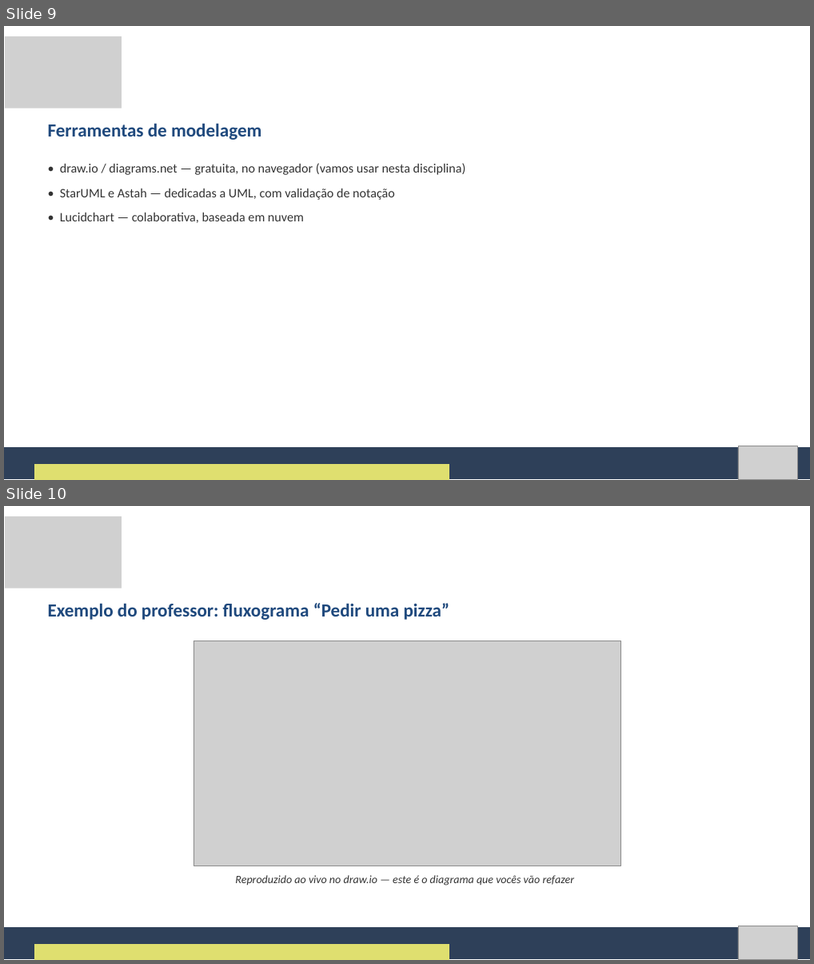
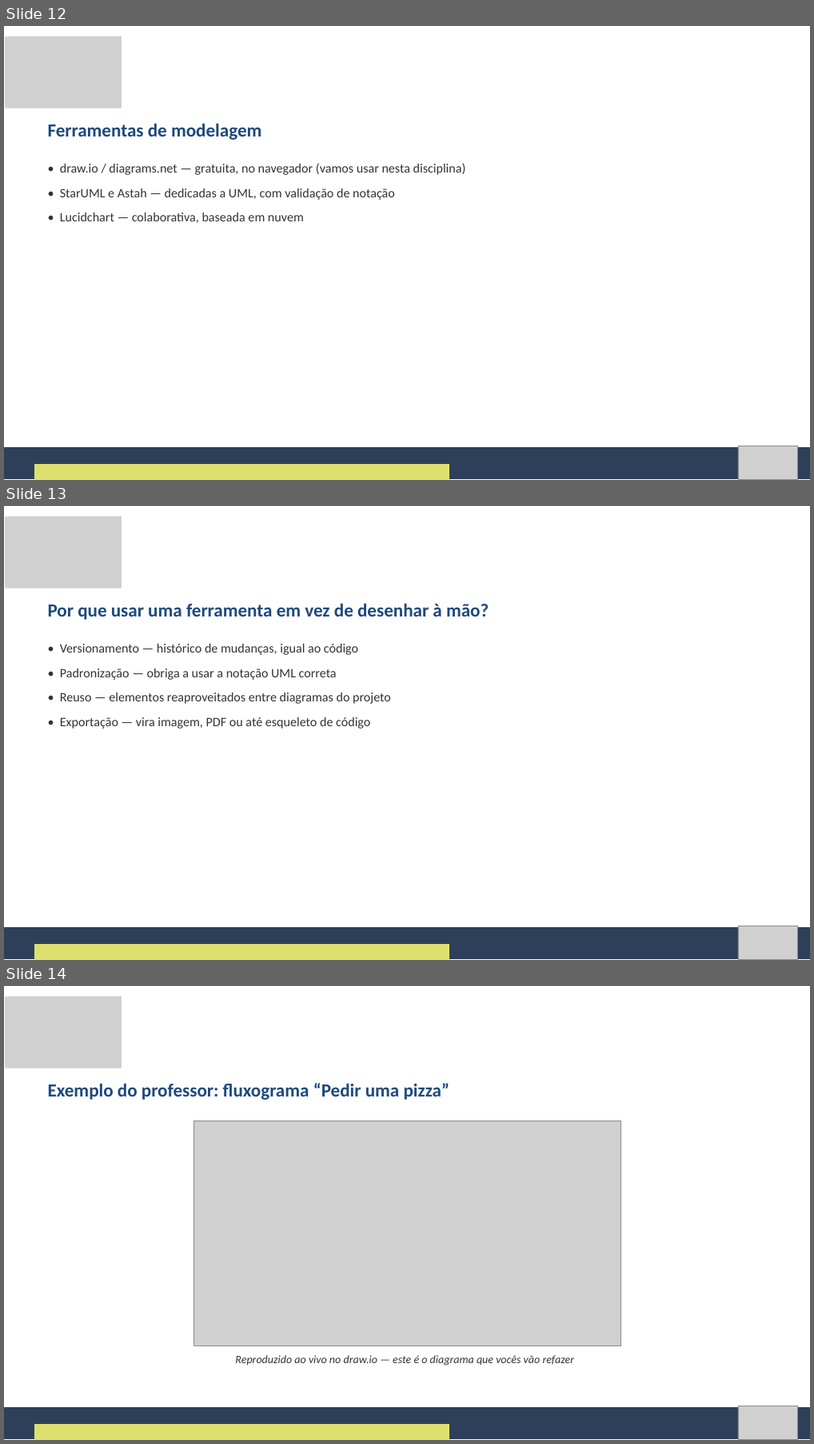
Before and after one commit to Natan20/Curso-Modelagem-De-Sistemas-Material, a slide deck: Aula 03 - 11-09-2026/Aula 3 - Slides.pptx. Shown one above the other, each under a label of ours: slides 9 and 10 before the commit, slides 12, 13 and 14 after it. The pictures are 814x964 and 814x1444 pixels, drawn with LibreOffice and Linux fonts; fonts in the diff are those of the drawing; grey boxes stand for pictures. Boxes give left, top, right and bottom in pixels: in the first picture for what was removed or moved away, otherwise in the second. Text is boxed around its words. In the diff, an @@ line names an element or a change of style, - is before the commit and + after.

```diff
--- a/Aula 03 - 11-09-2026/Aula 3 - Slides.pptx
+++ b/Aula 03 - 11-09-2026/Aula 3 - Slides.pptx
@@ slide 13 added at [4,506,810,960], background #FFFFFF @@
@@ picture added at [5,516,122,588] @@
@@ text added at [48,603,489,620], 33 pt, text #1F497D, bold @@
+Por que usar uma ferramenta em vez de desenhar à mão?
@@ text added at [60,644,391,728], 23 pt, text #333333 @@
+• Versionamento — histórico de mudanças, igual ao código
+• Padronização — obriga a usar a notação UML correta
+• Reuso — elementos reaproveitados entre diagramas do projeto
+• Exportação — vira imagem, PDF ou até esqueleto de código
@@ freeform shape added at [4,927,810,959], fill #2E4059 @@
@@ picture added at [738,926,798,959] @@
@@ freeform shape added at [34,944,450,960], fill #DFDF6F @@
@@ what was slide 9 is now slide 12 @@
@@ what was slide 10 is now slide 14 @@
```
Also in this commit, not shown: 6 other slides added, 12 other files.
